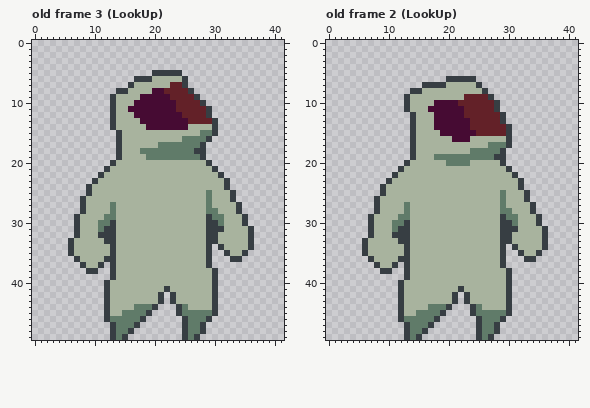
Two states of a pixel-art file, _asset_builders/sprites/player.ase. That is the earlier state.
42x50 pixels, 33 frames. Shown: old frame 3 (LookUp), old frame 2 (LookUp). The commit also changed other frames, which this record leaves out.
And afterwards:
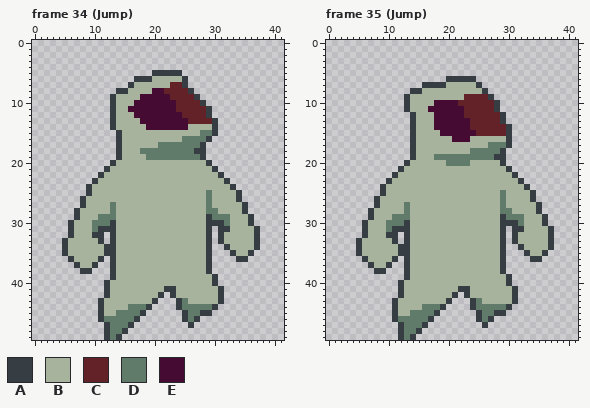
Palette (. is transparent): A #373e43  B #a8b39e  C #632128  D #607b69  E #460b33
A new or re-ordered frame is compared with the old frame closest to it.
Commit message: Started Jump animation.
Difference:
frames 33 -> 40
Frame 34 (Jump) is new; against old frame 3 (LookUp), layer "Layer 2":
y 24: x 32..33 A. -> BA
y 25..26: x 33..34 A. -> BA
y 27: x 34..35 A. -> BA
y 28: x 7..8 .A -> AB; x 34..35 A. -> BA
y 29: x 11 B -> D; x 32 B -> D; x 35..36 A. -> BA
y 30: x 6..7 .A -> AB; x 10 B -> D; x 31..32 DB -> AD; x 35..36 A. -> BA
y 31: x 6..7 .A -> AB; x 10..11 BD -> DA; x 30 A -> .; x 32 B -> A; x 36..37 A. -> BA
y 32: x 6..7 .A -> AB; x 10 B -> A; x 12 A -> .; x 30..31 AB -> .A; x 36..37 A. -> BA
y 33: x 5..6 .A -> AB; x 11..12 BA -> A.; x 30..31 AB -> .A; x 36..37 A. -> BA
y 34: x 5..6 .A -> AB; x 12 B -> A; x 31..32 AB -> .A; x 36..37 A. -> BA
y 35: x 5..6 .A -> AB; x 12 B -> A; x 32..33 AB -> .A; x 35..36 A. -> BA
y 36: x 6..7 .A -> AB; x 11..12 BA -> A.; x 33 A -> .; x 35 . -> A
y 37: x 7..8 .A -> AB; x 10..11 BA -> A.
y 38: x 8 . -> A; x 10 A -> .; x 29..30 BA -> A.
y 41: x 23 B -> A; x 30..31 A. -> BA
y 42: x 30..31 A. -> BA
y 43: x 11..12 .A -> AB; x 20..21 BA -> A.; x 23..25 ABB -> .AD; x 30..31 A. -> BA
y 44: x 11..12 .A -> AB; x 16 B -> D; x 19..20 DA -> A.; x 26..29 BBBB -> DDDD
y 45: x 11..12 .A -> AB; x 14 B -> D; x 18..19 DA -> A.; x 24..25 AD -> .A; x 28..30 DDA -> AA.
y 46: x 11..12 .A -> AD; x 17..18 DA -> A.; x 27..29 DDA -> A..
y 47: x 12..13 .A -> AD; x 16..17 DA -> A.; x 25..28 ADDA -> .A..
y 48: x 12..13 .A -> AD; x 15..16 DA -> A.; x 25..28 ADDA -> ....
y 49: x 12..15 .ADA -> ADA.; x 25..27 ADA -> ...
Frame 35 (Jump) is new; against old frame 2 (LookUp), layer "Layer 2": the same change as frame 34 (Jump)
Pixel boxes of the changes (left, top, right, bottom) in both pictures:
changed: (62, 184, 260, 340)
changed: (356, 184, 554, 340)
